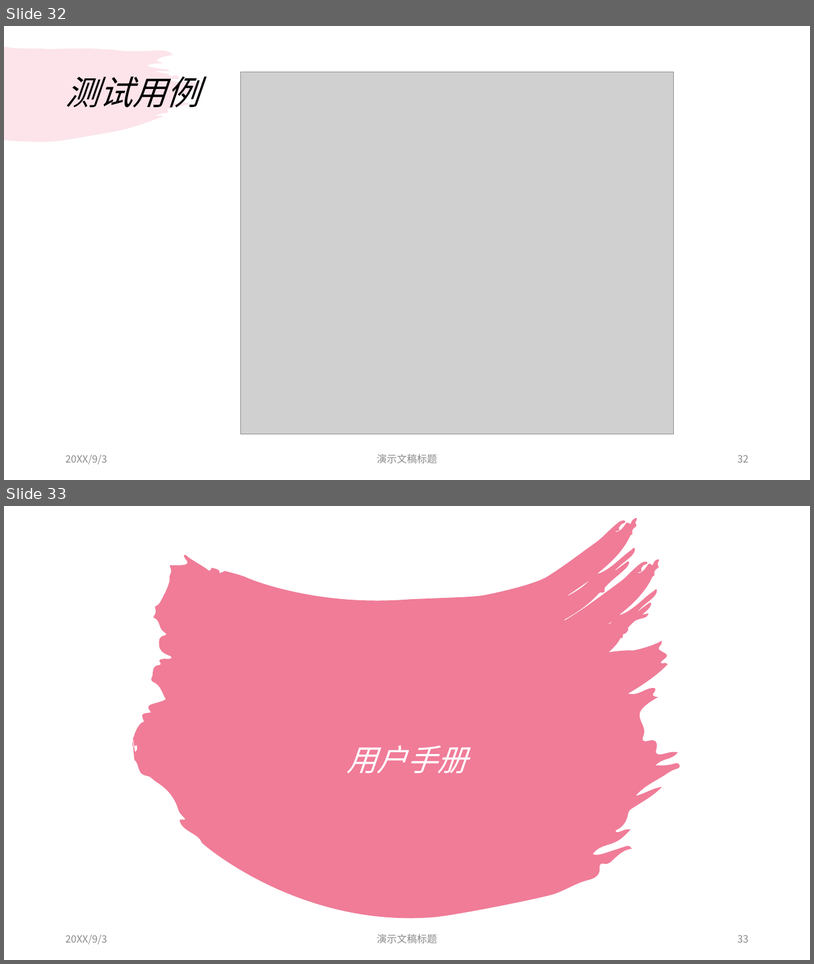
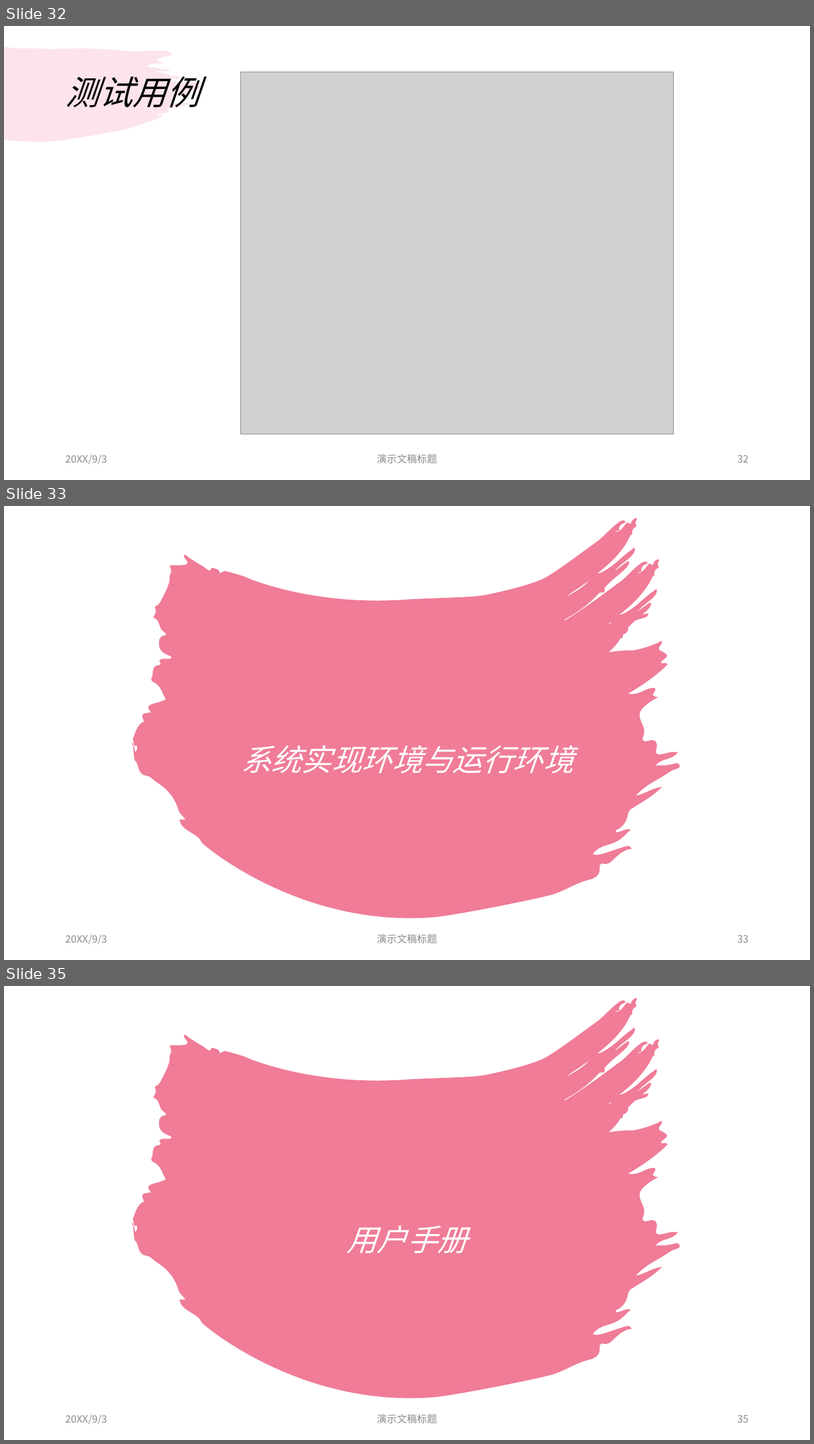
Before and after one commit to dreamtrueqaq/SRA2022-G12, a slide deck: 受控文档/需求分析/SRSppt/SRA2022-G12-srsppt0.0.1.pptx. Shown one above the other, each under a label of ours: slides 32 and 33 before the commit, slides 32, 33 and 35 after it; the slides between them are not shown. The pictures are 814x964 and 814x1444 pixels, drawn with LibreOffice and Linux fonts; fonts in the diff are those of the drawing; grey boxes stand for pictures. Boxes give left, top, right and bottom in pixels: in the first picture for what was removed or moved away, otherwise in the second. Text is boxed around its words. In the diff, an @@ line names an element or a change of style, - is before the commit and + after.

```diff
--- a/受控文档/需求分析/SRSppt/SRA2022-G12-srsppt0.0.1.pptx
+++ b/受控文档/需求分析/SRSppt/SRA2022-G12-srsppt0.0.1.pptx
@@ slide 33 added at <box>4,506,810,960</box>, background #FFFFFF; not listed: 1 template element that a slide beside it also shows @@
@@ title added at <box>241,745,573,773</box>, 36 pt, text #FFFFFF, italic @@
+系统实现环境与运行环境
@@ text added at <box>65,934,107,944</box>, 12 pt, text #8C8C8C @@
+20XX/9/3
@@ text added at <box>377,934,438,943</box>, 12 pt, text #8C8C8C @@
+演示文稿标题
@@ page number added at <box>738,934,749,942</box>, 12 pt, text #8C8C8C @@
+33
@@ what was slide 33 is now slide 35 @@
@@ page number at <box>738,1414,749,1422</box>: text changed @@
-33
+35
```
Also in this commit, not shown: 2 slides changed, 1 other slide added, 28 other files.
